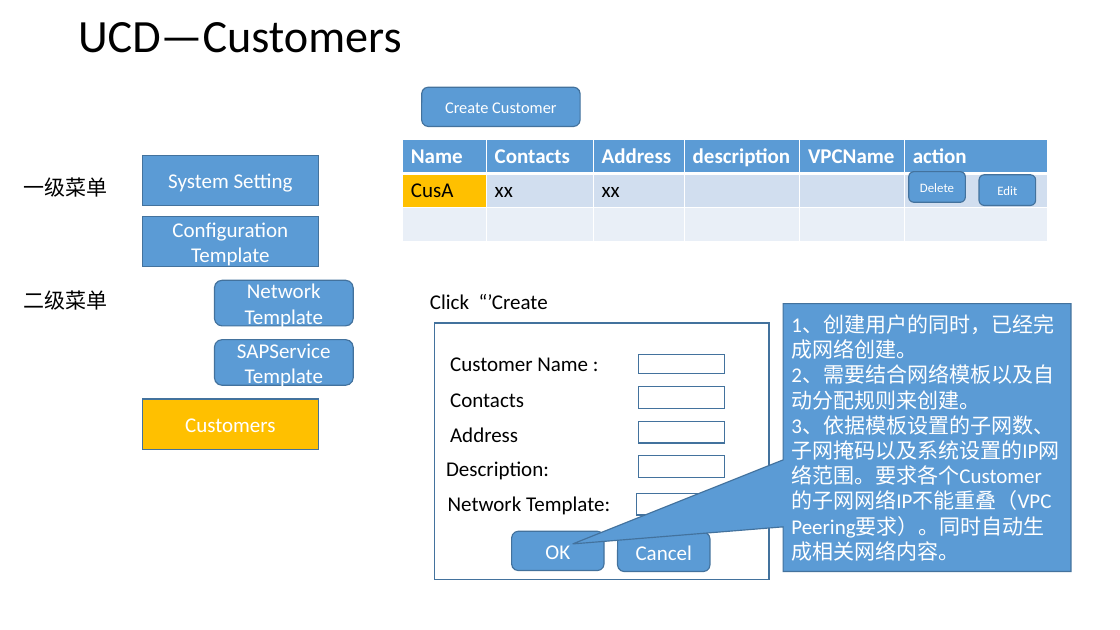
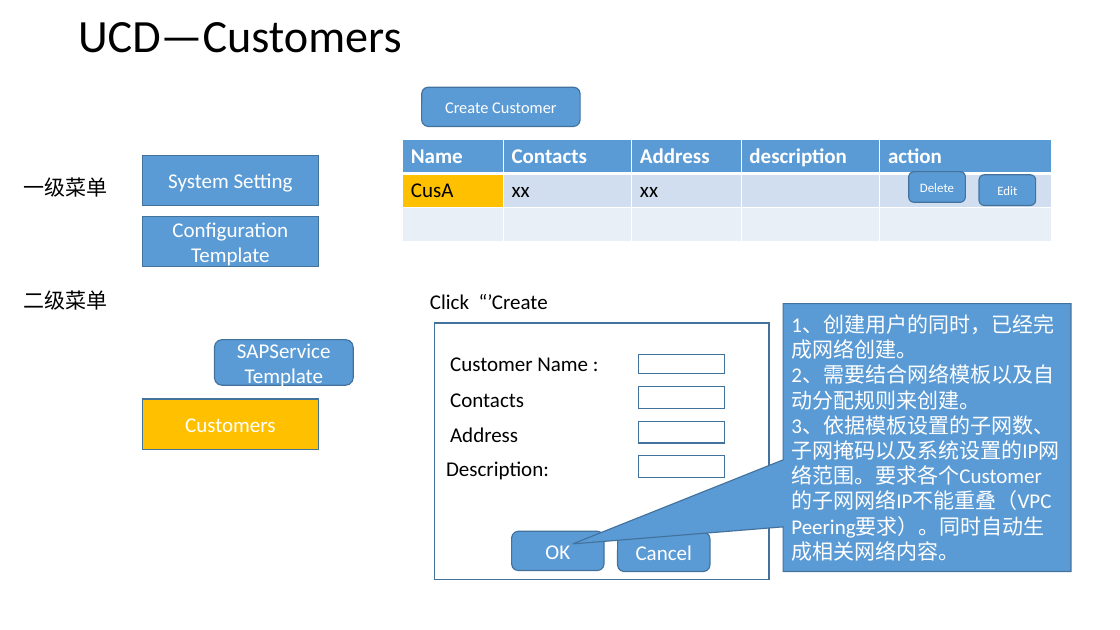
Before and after one commit to otcdevgroup/ManagementService, a slide deck: slide 4 of demo/OTC SAP Management Service UCD & CMDB.pptx (slide 6 before the commit). Drawn at 1120x630 pixels with LibreOffice and Linux fonts; fonts in the diff are those of the drawing. Boxes give left, top, right and bottom in pixels: in the first picture for what was removed or moved away, otherwise in the second. Text is boxed around its words. In the diff, an @@ line names an element or a change of style, - is before the commit and + after.

```diff
--- a/demo/OTC SAP Management Service UCD & CMDB.pptx
+++ b/demo/OTC SAP Management Service UCD & CMDB.pptx
@@ table at [402,139,1051,240] @@
-column 5: VPCName |  | 
@@ rounded rectangle removed at [214,281,353,326] @@
-Network Template
@@ text removed at [448,496,610,515] @@
-Network Template:
@@ rectangle removed at [636,493,722,515] @@
```
Also in this commit, not shown: 8 other slides changed, 1 slide added, 7 slides removed, 2 other files.
